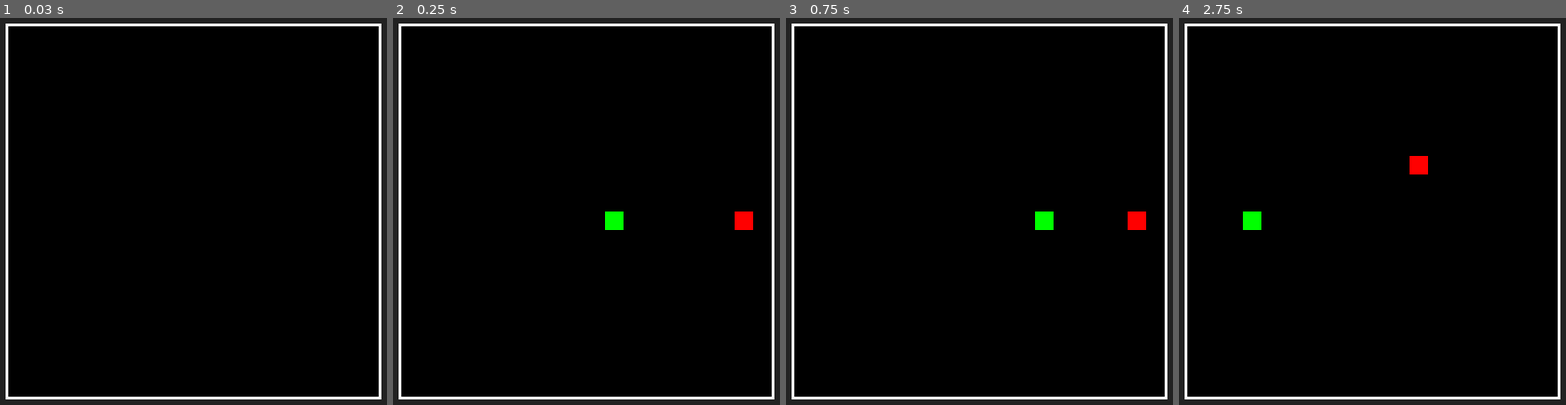
Above: before the commit, frames 1-4 (left to right).
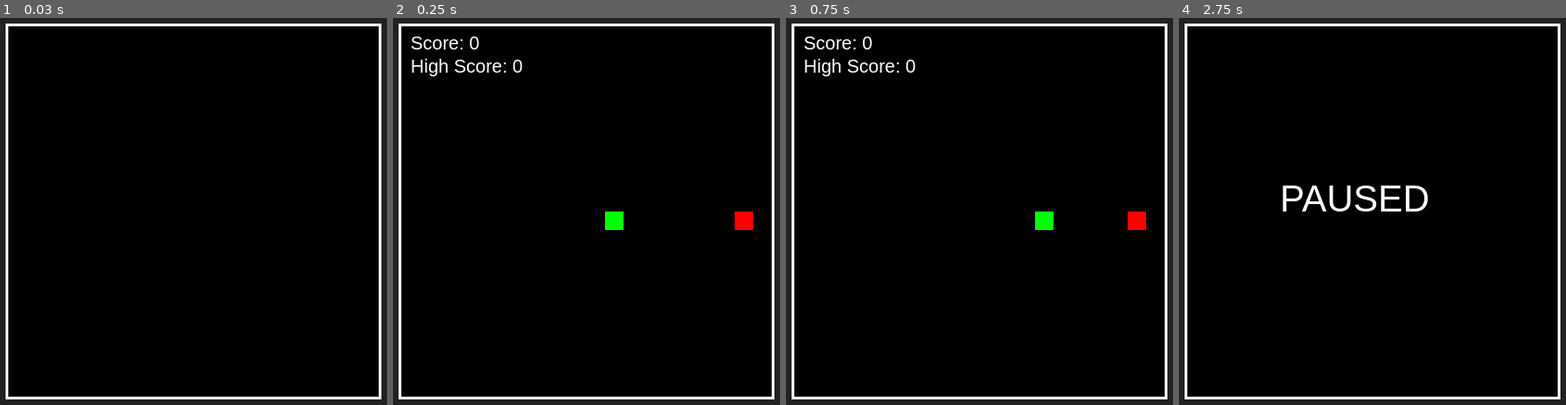
Above: after the commit, the same moments.

Repository: yamkelamazwi/Snake-Game
Game: browser game, page index.html
The game is run twice, just before and just after one commit, with the same random seed, the same clock (stepped at 60 frames per second) and the same inputs.
Inputs:
- Up to frame 1 (0.03 s): no input
- Up to frame 2 (0.25 s): no input
- Up to frame 3 (0.75 s): no input
- Up to frame 4 (2.75 s): tap Space at 2.52 s

Frame 1 is identical in both runs. In frame 2, 0.6% of the frame differs, in the area x 4-34%, y 4-16%; in frame 3, 0.6%; in frame 4, 1.5%, in the area x 16-65%, y 35-55%.

Commit message:
Refactor snake representation and movement logic

Diff:
--- a/script.js
+++ b/script.js
@@ -4,10 +4,9 @@
 const tileSize = 20;
 const tileCount = canvas.width / tileSize;
 
-const snake = {
-  x: 10,
-  y: 10
-};
+const snake = [
+  { x: 10, y: 10 }
+];
 
 let dx = 1;
 let dy = 0;
@@ -20,12 +19,14 @@
 function drawSnake() {
   ctx.fillStyle = "lime";
 
-  ctx.fillRect(
-    snake.x * tileSize,
-    snake.y * tileSize,
-    tileSize,
-    tileSize
-  );
+  for (const segment of snake) {
+    ctx.fillRect(
+      segment.x * tileSize,
+      segment.y * tileSize,
+      tileSize,
+      tileSize
+    );
+  }
 }
 
 function drawFood() {
@@ -40,30 +41,72 @@
 }
 
 function moveSnake() {
-  snake.x += dx;
-  snake.y += dy;
+  const head = snake[0];
+
+  const newHead = {
+    x: head.x + dx,
+    y: head.y + dy
+  };
 
   // Wrap horizontally
-  if (snake.x >= tileCount) {
-    snake.x = 0;
-  }
-
-  if (snake.x < 0) {
-    snake.x = tileCount - 1;
+  if (newHead.x >= tileCount) {
+    newHead.x = 0;
+  }
+
+  if (newHead.x < 0) {
+    newHead.x = tileCount - 1;
   }
 
   // Wrap vertically
-  if (snake.y >= tileCount) {
-    snake.y = 0;
-  }
-
-  if (snake.y < 0) {
-    snake.y = tileCount - 1;
-  }
-}
+  if (newHead.y >= tileCount) {
+    newHead.y = 0;
+  }
+
+  if (newHead.y < 0) {
+    newHead.y = tileCount - 1;
+  }
+
+  snake.unshift(newHead);
+
+  if (!growing) {
+    snake.pop();
+  }
+
+  growing = false;
+}
+
+let gameOver = false;
+let score = 0;
+let growing = false;
+let paused = false;
+let highScore = 0;
+
+function resetGame() {
+  gameOver = false;
+  paused = false;
+
+  score = 0;
+
+  snake.length = 1;
+  snake[0] = {x: 10, y: 10};
+
+  dx = 1;
+  dy = 0;
+
+  food.x = Math.floor(Math.random() * tileCount);
+  food.y = Math.floor(Math.random() * tileCount);
+};
 
 function checkFoodCollision() {
-  if (snake.x === food.x && snake.y === food.y) {
+  if (snake[0].x === food.x && snake[0].y === food.y) {
+    score++;
+
+    if (score > highScore) {
+      highScore = score;
+    };
+    growing = true;
+
+
     food.x = Math.floor(Math.random() * tileCount);
     food.y = Math.floor(Math.random() * tileCount);
 
@@ -71,8 +114,32 @@
   }
 }
 
+function checkSelfCollision() {
+  const head = snake[0];
+
+  for (let i = 1; i < snake.length; i++) {
+    if (
+      head.x === snake[i].x &&
+      head.y === snake[i].y
+    ) {
+
+      gameOver = true;
+      return;
+    }
+  }
+}
+
+function drawScore() {
+  ctx.fillStyle = "white";
+  ctx.font = "20px Arial";
+
+  ctx.fillText(`Score: ${score}`, 10, 25);
+  ctx.fillText(`High Score: ${highScore}`, 10, 50);
+}
+
 function clearBoard() {
-  ctx.clearRect(
+  ctx.fillStyle = "black";
+  ctx.fillRect(
     0,
     0,
     canvas.width,
@@ -81,33 +148,73 @@
 }
 
 function gameLoop() {
+  if (gameOver) {
+    clearBoard();
+
+    ctx.fillStyle = "white";
+    ctx.font = "40px Arial";
+    ctx.fillText("GAME OVER", 70, 180);
+
+    ctx.font = "20px Arial";
+    ctx.fillText("Press R to restart", 70, 230);
+
+    return;
+  }
+
+  if (paused) {
+    clearBoard();
+
+    ctx.fillStyle = "white";
+    ctx.font = "40px Arial";
+    ctx.fillText("PAUSED", 100, 200);
+
+    return;
+  }
+
   clearBoard();
 
   moveSnake();
-
   checkFoodCollision();
+  checkSelfCollision();
 
   drawFood();
   drawSnake();
+  drawScore();
 }
 
 document.addEventListener("keydown", function(event) {
-  if (event.key === "ArrowUp") {
+  console.log(event.key);
+    if (event.code === "Space") {
+    paused = !paused;
+    return;
+  }
+  if (event.key === "r") {
+  console.log("gameOver =", gameOver);
+}
+
+  if (event.key.toLowerCase() === "r" && gameOver) {
+
+    resetGame();
+    return;
+  }
+
+
+  if (event.key === "ArrowUp" && dy === 0) {
     dx = 0;
     dy = -1;
   }
 
-  if (event.key === "ArrowDown") {
+  if (event.key === "ArrowDown" && dy === 0) {
     dx = 0;
     dy = 1;
   }
 
-  if (event.key === "ArrowLeft") {
+  if (event.key === "ArrowLeft" && dx === 0) {
     dx = -1;
     dy = 0;
   }
 
-  if (event.key === "ArrowRight") {
+  if (event.key === "ArrowRight" && dx === 0) {
     dx = 1;
     dy = 0;
   }
